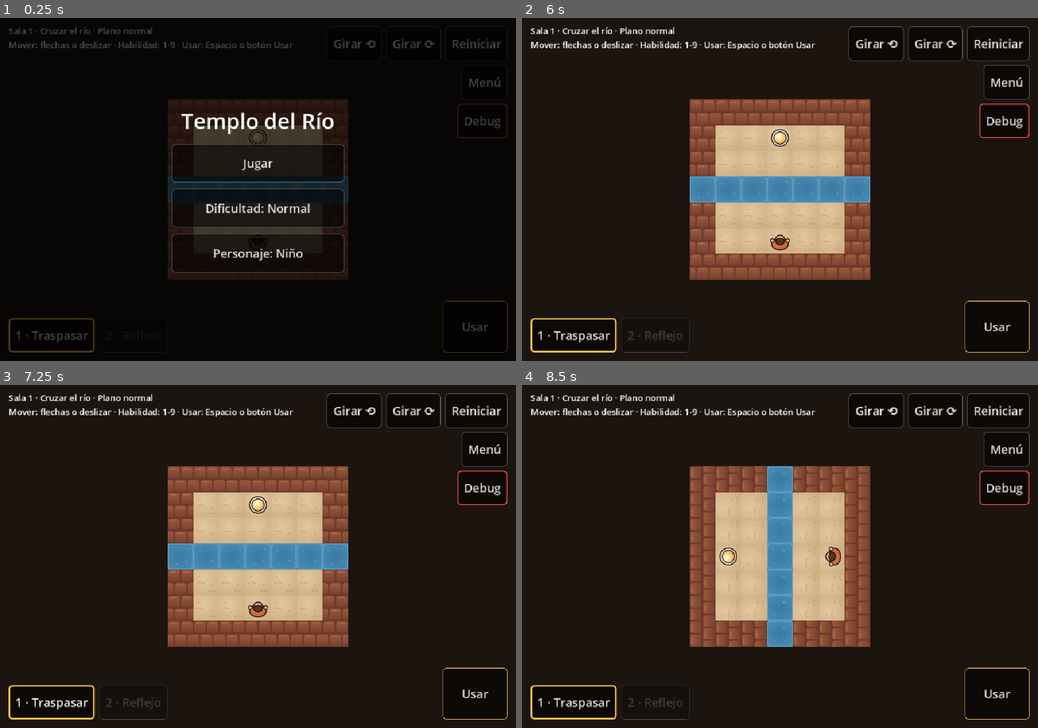
Above: before the commit, frames 1-4 (two rows, left to right).
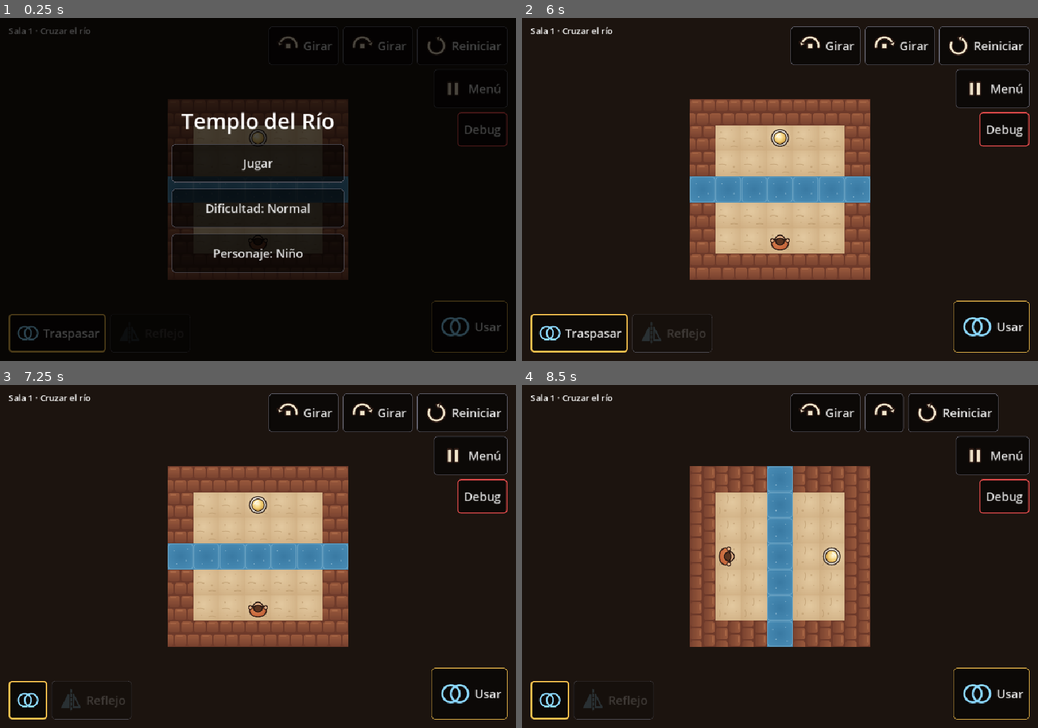
Above: after the commit, the same moments.

Repository: AngeloCS19/Juego
Game: Godot game, scene res://main.tscn
The game is run twice, just before and just after one commit, with the same random seed, the same clock (stepped at 60 frames per second) and the same inputs.
Inputs (mouse positions are in pixels of both pictures, inside the frame that each line leads up to):
- Up to frame 1 (0.25 s): no input
- Up to frame 2 (6 s): click (826, 45) at 0.5 s, where only the run after the commit has a clickable "Girar"; click (898, 45) at 1.25 s, where only the run after the commit has a clickable "Girar"; click "Reiniciar" at 2 s; click "Menú" at 2.75 s; click "Usar" at 3.5 s; click "Reiniciar" at 4.25 s; click "Reiniciar" at 5 s; click "Jugar" at 5.75 s
- Up to frame 3 (7.25 s): click (51, 700) at 6.5 s, where only the run before the commit has a clickable "1 · Traspasar"
- Up to frame 4 (8.5 s): click (547, 700) at 7.27 s; click (878, 412) at 8 s, where only the run before the commit has a clickable "Girar ⟲"

The runs differ from the first frame. In frame 1, 2.2% of the frame differs, in the area x 1-99%, y 2-98%; in frame 2, 3.6%; in frame 3, 3.5%; in frame 4, 6.4%.

Commit message:
Interfaz: botones solo con iconos, con el nombre hasta el primer toque
Co-Authored-By: Claude Opus 5.5 (1M context) <noreply@anthropic.com>
Claude-Session: https://claude.ai/code/session_01FW9kqJQu3akPxuozoXXvar

Diff:
--- /dev/null
+++ b/assets/sprites/icono_girar_der.svg
@@ -0,0 +1 @@
+<svg xmlns="http://www.w3.org/2000/svg" width="64" height="64" viewBox="0 0 64 64"><rect x="25" y="25" width="14" height="14" rx="2" fill="#f2e6cc" stroke="#2b1a14" stroke-width="3"/><path d="M11.1 34.1A21 21 0 0 1 51.7 24.8" fill="none" stroke="#2b1a14" stroke-width="11" stroke-linecap="round" stroke-linejoin="round"/><path d="M11.1 34.1A21 21 0 0 1 51.7 24.8" fill="none" stroke="#f2e6cc" stroke-width="5" stroke-linecap="round" stroke-linejoin="round"/><path d="M58.9 21.1L54.8 33.3L43.9 26.6Z" fill="#f2e6cc" stroke="#2b1a14" stroke-width="3" stroke-linejoin="round"/></svg>
--- /dev/null
+++ b/assets/sprites/icono_girar_izq.svg
@@ -0,0 +1 @@
+<svg xmlns="http://www.w3.org/2000/svg" width="64" height="64" viewBox="0 0 64 64"><rect x="25" y="25" width="14" height="14" rx="2" fill="#f2e6cc" stroke="#2b1a14" stroke-width="3"/><path d="M52.9 34.1A21 21 0 0 0 12.3 24.8" fill="none" stroke="#2b1a14" stroke-width="11" stroke-linecap="round" stroke-linejoin="round"/><path d="M52.9 34.1A21 21 0 0 0 12.3 24.8" fill="none" stroke="#f2e6cc" stroke-width="5" stroke-linecap="round" stroke-linejoin="round"/><path d="M5.1 21.1L9.2 33.3L20.1 26.6Z" fill="#f2e6cc" stroke="#2b1a14" stroke-width="3" stroke-linejoin="round"/></svg>
--- /dev/null
+++ b/assets/sprites/icono_menu.svg
@@ -0,0 +1 @@
+<svg xmlns="http://www.w3.org/2000/svg" width="64" height="64" viewBox="0 0 64 64"><rect x="18" y="15" width="11" height="34" rx="3" fill="#f2e6cc" stroke="#2b1a14" stroke-width="3.5"/><rect x="35" y="15" width="11" height="34" rx="3" fill="#f2e6cc" stroke="#2b1a14" stroke-width="3.5"/></svg>
--- /dev/null
+++ b/assets/sprites/icono_reiniciar.svg
@@ -0,0 +1 @@
+<svg xmlns="http://www.w3.org/2000/svg" width="64" height="64" viewBox="0 0 64 64"><path d="M14.8 23.9A19 19 0 1 0 38.5 14.2" fill="none" stroke="#2b1a14" stroke-width="11" stroke-linecap="round" stroke-linejoin="round"/><path d="M14.8 23.9A19 19 0 1 0 38.5 14.2" fill="none" stroke="#f2e6cc" stroke-width="5" stroke-linecap="round" stroke-linejoin="round"/><path d="M42.2 7.0L30.1 11.1L36.7 22.0Z" fill="#f2e6cc" stroke="#2b1a14" stroke-width="3" stroke-linejoin="round"/></svg>
--- a/scripts/barra_habilidades.gd
+++ b/scripts/barra_habilidades.gd
@@ -3,6 +3,7 @@
 ## Barra con las habilidades del jugador. Solo una está activa a la vez,
 ## y no se puede cambiar mientras la activa siga en curso.
 ## Cada habilidad es un botón grande, para poder tocarlo en el celular.
+## Los botones son solo iconos: el nombre aparece al lado hasta que el jugador lo toca la primera vez.
 
 signal pedida(i: int)  # el jugador tocó la habilidad i
 
@@ -12,24 +13,36 @@
 
 var habilidades: Array[Habilidad] = []
 var activa := 0
+var boton_usar: Button  # main.gd lo crea; aquí se le cambia el icono por el de la habilidad activa
 var _botones: Array[Button] = []
+static var _conocidos := {}  # nombres de los botones que el jugador ya tocó: esos ya no muestran texto
 
 
 func _init(p_habilidades: Array[Habilidad]) -> void:
 	habilidades = p_habilidades
 	add_theme_constant_override("separation", 8)
 	for i in habilidades.size():
-		var boton := crear_boton("", pedida.emit.bind(i))
+		var boton := crear_boton(habilidades[i].nombre, pedida.emit.bind(i), COLOR_NORMAL, _icono(habilidades[i]))
 		add_child(boton)
 		_botones.append(boton)
 	_pintar()
 
 
 ## Botón con el estilo del juego. Lo usa la barra y también main.gd para los demás controles.
-static func crear_boton(texto: String, accion: Callable, borde := COLOR_NORMAL) -> Button:
+## Con icono, "texto" es el nombre: se ve solo hasta el primer toque, y queda como ayuda al pasar el mouse.
+static func crear_boton(texto: String, accion: Callable, borde := COLOR_NORMAL, icono: Texture2D = null) -> Button:
 	var boton := Button.new()
 	boton.text = texto
 	boton.custom_minimum_size = TAM_BOTON
+	if icono:
+		boton.icon = icono
+		boton.tooltip_text = texto
+		boton.add_theme_constant_override("icon_max_width", 48)
+		if _conocidos.has(texto):
+			boton.text = ""
+		boton.pressed.connect(func():
+			_conocidos[texto] = true
+			boton.text = "")
 	boton.focus_mode = Control.FOCUS_NONE  # si no, Espacio "presionaría" el último botón tocado
 	boton.add_theme_font_size_override("font_size", 22)
 	_estilo(boton, borde, 1)
@@ -64,9 +77,19 @@
 	habilidades[activa].usar(sala)
 
 
+## El icono de cada habilidad es assets/sprites/icono_<nombre>.svg.
+func _icono(h: Habilidad) -> Texture2D:
+	return load("res://assets/sprites/icono_%s.svg" % h.nombre.to_lower())
+
+
+func icono_activa() -> Texture2D:
+	return _icono(habilidades[activa])
+
+
 func _pintar() -> void:
+	if boton_usar:
+		boton_usar.icon = icono_activa()
 	for i in _botones.size():
-		_botones[i].text = "%d · %s" % [i + 1, habilidades[i].nombre]
 		_botones[i].disabled = not habilidades[i].disponible
 		_botones[i].modulate.a = 1.0 if habilidades[i].disponible else 0.4
 		_estilo(_botones[i], COLOR_ACTIVA if i == activa else COLOR_NORMAL, 3 if i == activa else 1)
--- a/scripts/main.gd
+++ b/scripts/main.gd
@@ -57,6 +57,11 @@
 var _dialogo: Dialogo
 var _cortina: Cortina
 var _empezada := false  # si ya se tocó Jugar: el menú inicial ofrece Continuar
+const ICONO_GIRAR_IZQ := preload("res://assets/sprites/icono_girar_izq.svg")
+const ICONO_GIRAR_DER := preload("res://assets/sprites/icono_girar_der.svg")
+const ICONO_REINICIAR := preload("res://assets/sprites/icono_reiniciar.svg")
+const ICONO_MENU := preload("res://assets/sprites/icono_menu.svg")
+
 var prendas: Array[String] = []  # prendas de Narciso que el jugador ya sacó de su sala
 
 @onready var pivote: Node2D = $Pivote
@@ -90,17 +95,20 @@
 
 	var acciones := HBoxContainer.new()
 	acciones.add_theme_constant_override("separation", 8)
-	acciones.add_child(BarraHabilidades.crear_boton("Girar ⟲", _girar.bind(-1)))
-	acciones.add_child(BarraHabilidades.crear_boton("Girar ⟳", _girar.bind(1)))
-	acciones.add_child(BarraHabilidades.crear_boton("Reiniciar", _reiniciar))
-	var usar := BarraHabilidades.crear_boton("Usar", func(): barra.usar(sala), BarraHabilidades.COLOR_ACTIVA)
+	acciones.add_child(BarraHabilidades.crear_boton("Girar", _girar.bind(-1), BarraHabilidades.COLOR_NORMAL, ICONO_GIRAR_IZQ))
+	acciones.add_child(BarraHabilidades.crear_boton("Girar", _girar.bind(1), BarraHabilidades.COLOR_NORMAL, ICONO_GIRAR_DER))
+	acciones.add_child(BarraHabilidades.crear_boton("Reiniciar", _reiniciar, BarraHabilidades.COLOR_NORMAL, ICONO_REINICIAR))
+	# Usar muestra el icono de la habilidad activa (la barra lo cambia al elegir otra).
+	var usar := BarraHabilidades.crear_boton("Usar", func(): barra.usar(sala), BarraHabilidades.COLOR_ACTIVA, barra.icono_activa())
 	usar.custom_minimum_size = Vector2(120, 96)
+	usar.add_theme_constant_override("icon_max_width", 72)
+	barra.boton_usar = usar
 
 	# Debug va debajo de la fila, no al lado: así la fila no se alarga y no tapa el texto de arriba.
 	var esquina := VBoxContainer.new()
 	esquina.add_theme_constant_override("separation", 8)
 	esquina.add_child(acciones)
-	var boton_menu := BarraHabilidades.crear_boton("Menú", _menu_pausa)  # en el celular no hay Esc
+	var boton_menu := BarraHabilidades.crear_boton("Menú", _menu_pausa, BarraHabilidades.COLOR_NORMAL, ICONO_MENU)  # en el celular no hay Esc
 	boton_menu.size_flags_horizontal = Control.SIZE_SHRINK_END
 	esquina.add_child(boton_menu)
 	if OS.is_debug_build():
@@ -344,8 +352,7 @@
 
 func _on_plano_cambiado(espiritual: bool) -> void:
 	RenderingServer.set_default_clear_color(FONDO_ESPIRITUAL if espiritual else FONDO_NORMAL)
-	etiqueta.text = "Sala %d · %s · Plano %s\nMover: flechas o deslizar · Habilidad: 1-9 · Usar: Espacio o botón Usar" % [
-		indice + 1, sala.datos["nombre"], "espiritual" if espiritual else "normal"]
+	etiqueta.text = "Sala %d · %s" % [indice + 1, sala.datos["nombre"]]  # el plano ya lo dice el color del fondo
 	if not prendas.is_empty():
 		etiqueta.text += "\nPrendas de Narciso: %d de 4" % prendas.size()
 	if sala is SalaHuida:
Not shown, changed: README.md
